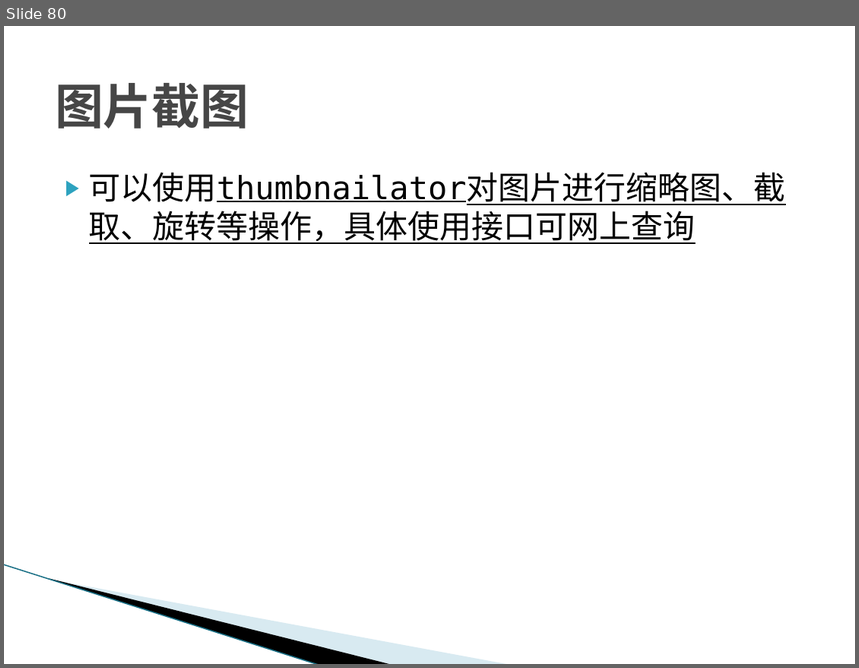
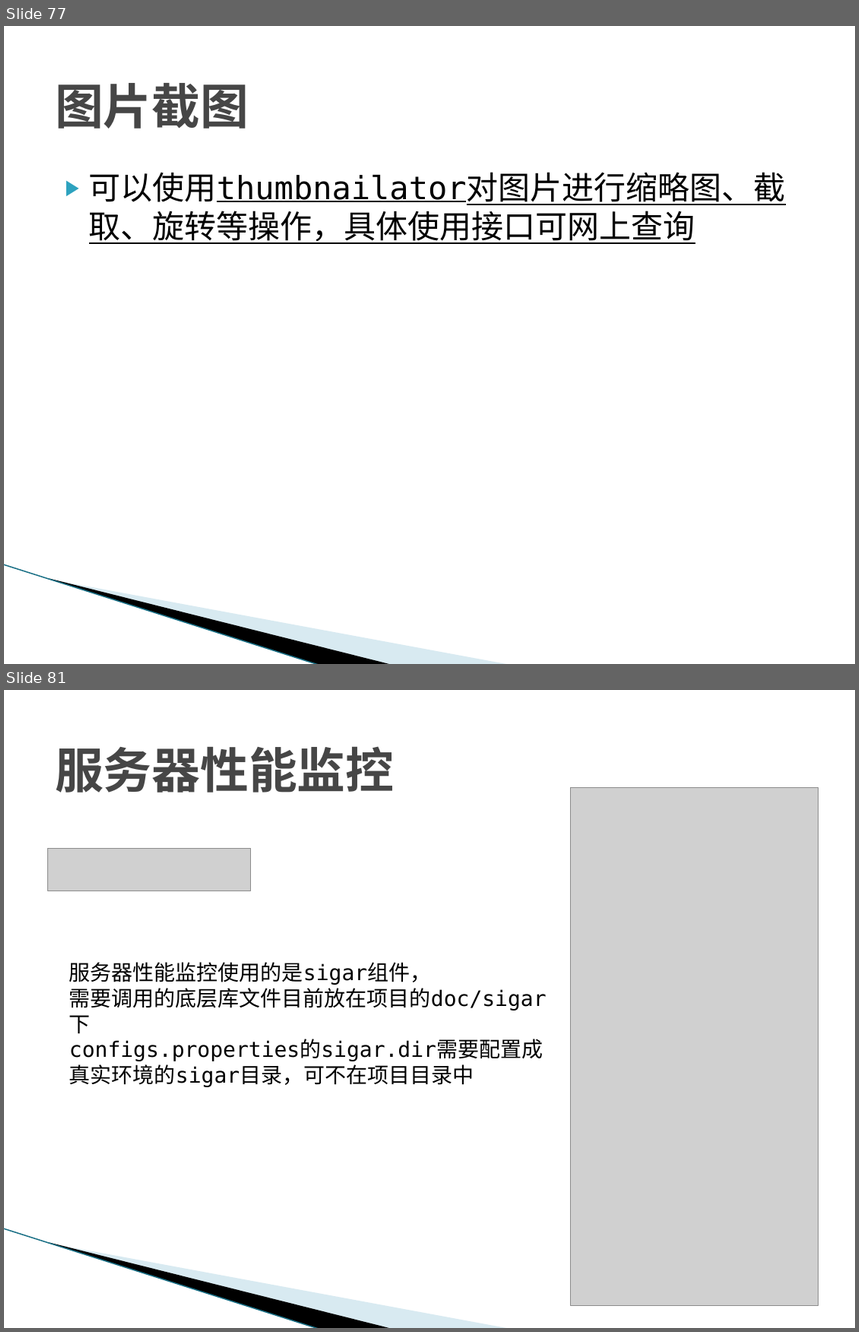
Before and after one commit to nikorliu/simbaRoot, a slide deck: doc/框架使用说明.pptx. Shown one above the other, each under a label of ours: slide 80 before the commit, slides 77 and 81 after it; the slides between them are not shown. The pictures are 859x668 and 859x1332 pixels, drawn with LibreOffice and Linux fonts; fonts in the diff are those of the drawing; grey boxes stand for pictures; background and template pictures are left out. Boxes give left, top, right and bottom in pixels: in the first picture for what was removed or moved away, otherwise in the second. Text is boxed around its words. In the diff, an @@ line names an element or a change of style, - is before the commit and + after.

Commit message:
框架使用说明ppt更新

```diff
--- a/doc/框架使用说明.pptx
+++ b/doc/框架使用说明.pptx
@@ slide 81 added at (4, 690, 855, 1328), background #FFFFFF; not listed: 3 template elements that a slide beside it also shows @@
@@ title added at (55, 746, 394, 793), 41 pt, text #464646, bold @@
+服务器性能监控
@@ picture added at (570, 788, 819, 1306) @@
@@ picture added at (47, 848, 251, 891) @@
@@ text added at (69, 962, 547, 1087), 18 pt, text #000000 @@
+服务器性能监控使用的是sigar组件，
+需要调用的底层库文件目前放在项目的doc/sigar下
+configs.properties的sigar.dir需要配置成
+真实环境的sigar目录，可不在项目目录中
@@ what was slide 80 is now slide 77 @@
```
Also in this commit, not shown: 18 slides changed, 14 other slides added, 8 slides removed, 1 other file.
